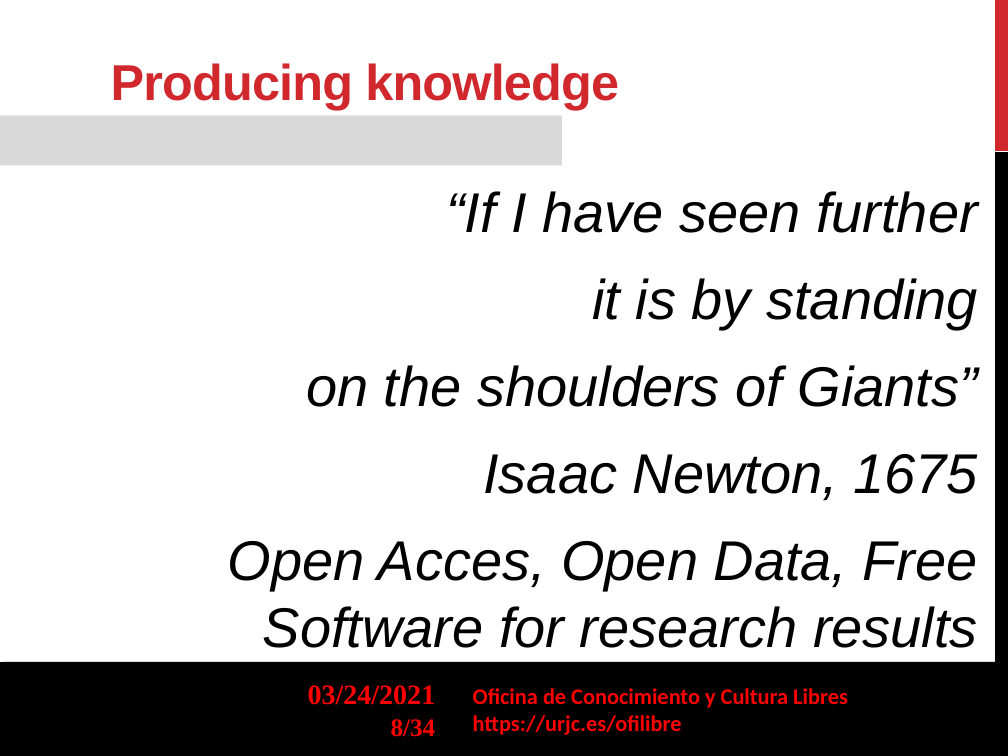
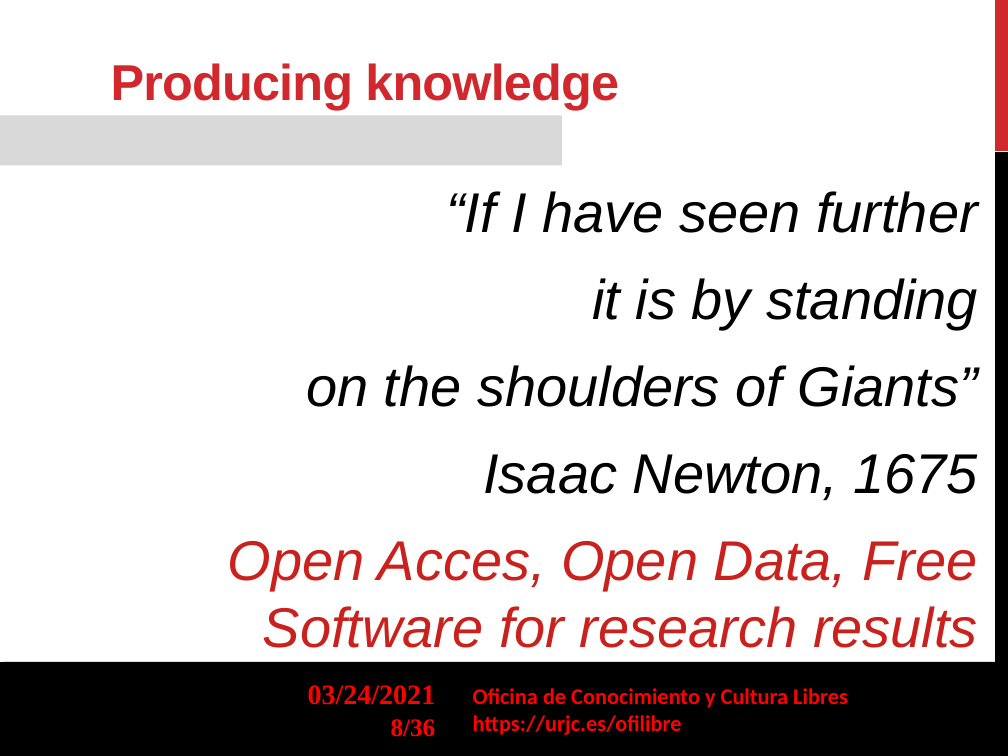
Before and after one commit to gabrielIzquierdo/OfiLibreGabri.github.io, a slide deck: slide 8 of transpas/ofilibre/Ofilibre-presentacion-en.odp. Drawn at 1008x756 pixels with LibreOffice and Linux fonts; fonts in the diff are those of the drawing; background and template pictures are left out. Boxes give left, top, right and bottom in pixels: in the first picture for what was removed or moved away, otherwise in the second. Text is boxed around its words. In the diff, an @@ line names an element or a change of style, - is before the commit and + after.

```diff
--- a/transpas/ofilibre/Ofilibre-presentacion-en.odp
+++ b/transpas/ofilibre/Ofilibre-presentacion-en.odp
@@ text at [228, 541, 978, 648]: text colour #000000 to #C9211E in "Open Acces, Open Data, Free Software for ..." @@
@@ page number at [391, 719, 436, 737]: text changed @@
-8/34
+8/36
```
Also in this commit, not shown: 2 other slides changed, 2 slides added, 1 other file.
